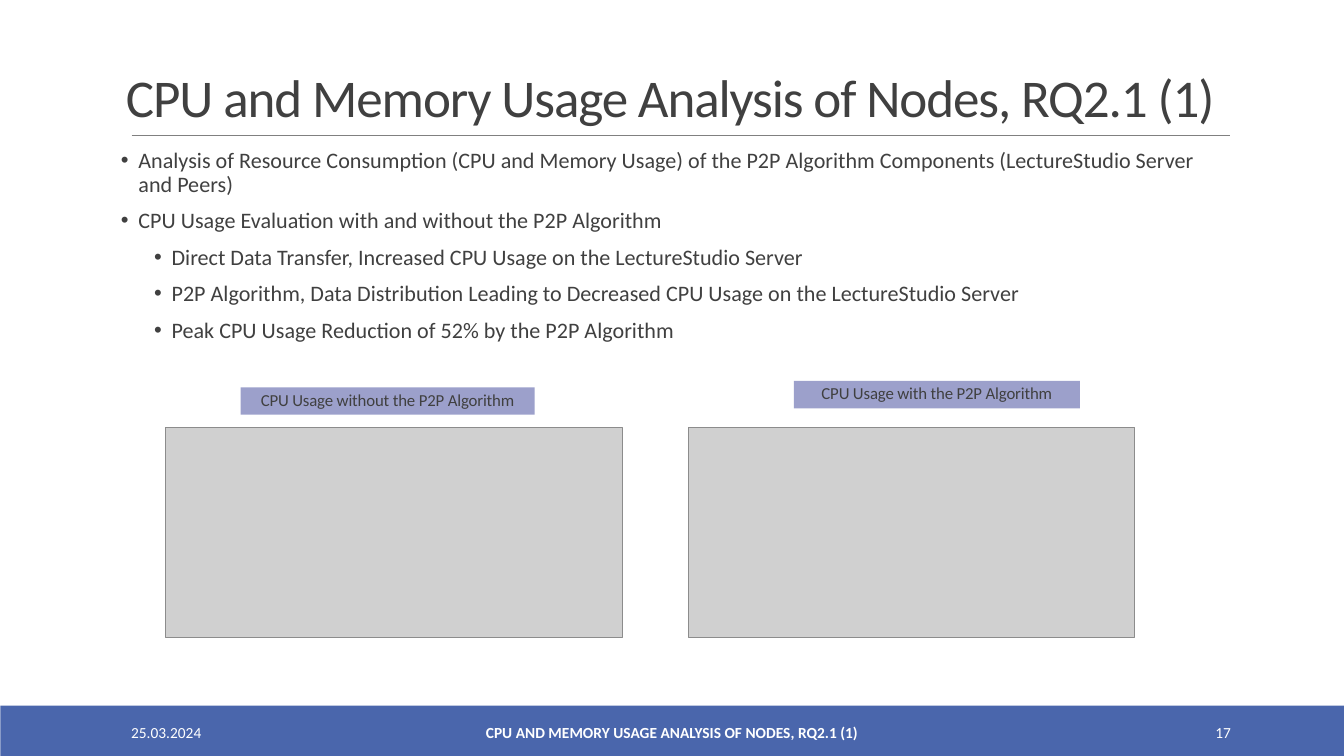
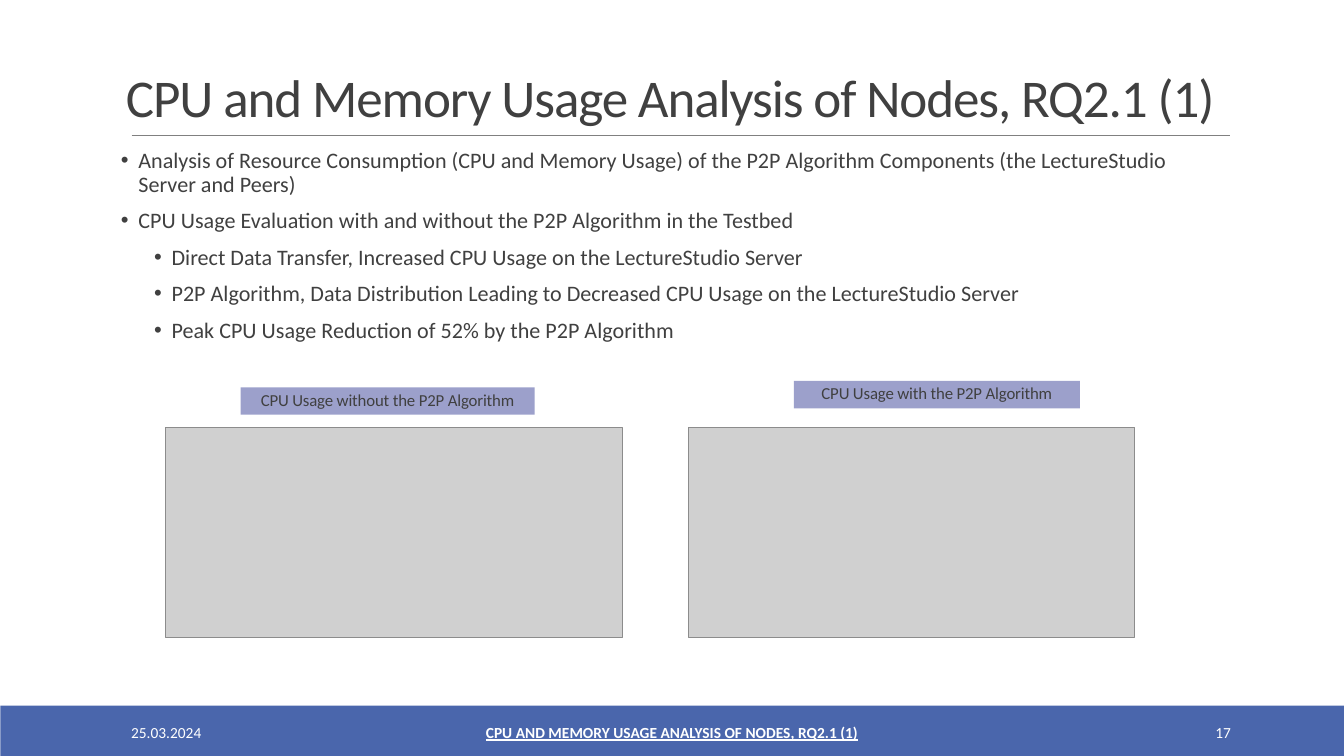
Before and after one commit to oezcankaraca/abschlussvortrag, a slide deck: slide 17 of Abschlussvortrag.pptx. Drawn at 1344x756 pixels with LibreOffice and Linux fonts; fonts in the diff are those of the drawing; grey boxes stand for pictures. Boxes give left, top, right and bottom in pixels: in the first picture for what was removed or moved away, otherwise in the second. Text is boxed around its words. In the diff, an @@ line names an element or a change of style, - is before the commit and + after.

```diff
--- a/Abschlussvortrag.pptx
+++ b/Abschlussvortrag.pptx
@@ text at box(138, 152, 1166, 232): text changed @@
-• Analysis of Resource Consumption (CPU and Memory Usage) of the P2P Algorithm Components (LectureStudio Server and Peers)
-• CPU Usage Evaluation with and without the P2P Algorithm
+• Analysis of Resource Consumption (CPU and Memory Usage) of the P2P Algorithm Components (the LectureStudio Server and Peers)
+• CPU Usage Evaluation with and without the P2P Algorithm in the Testbed
@@ text "CPU AND MEMORY USAGE ANALYSIS ..." at box(486, 727, 857, 741): underline on @@
```
Also in this commit, not shown: 16 other slides changed, 3 other files.
